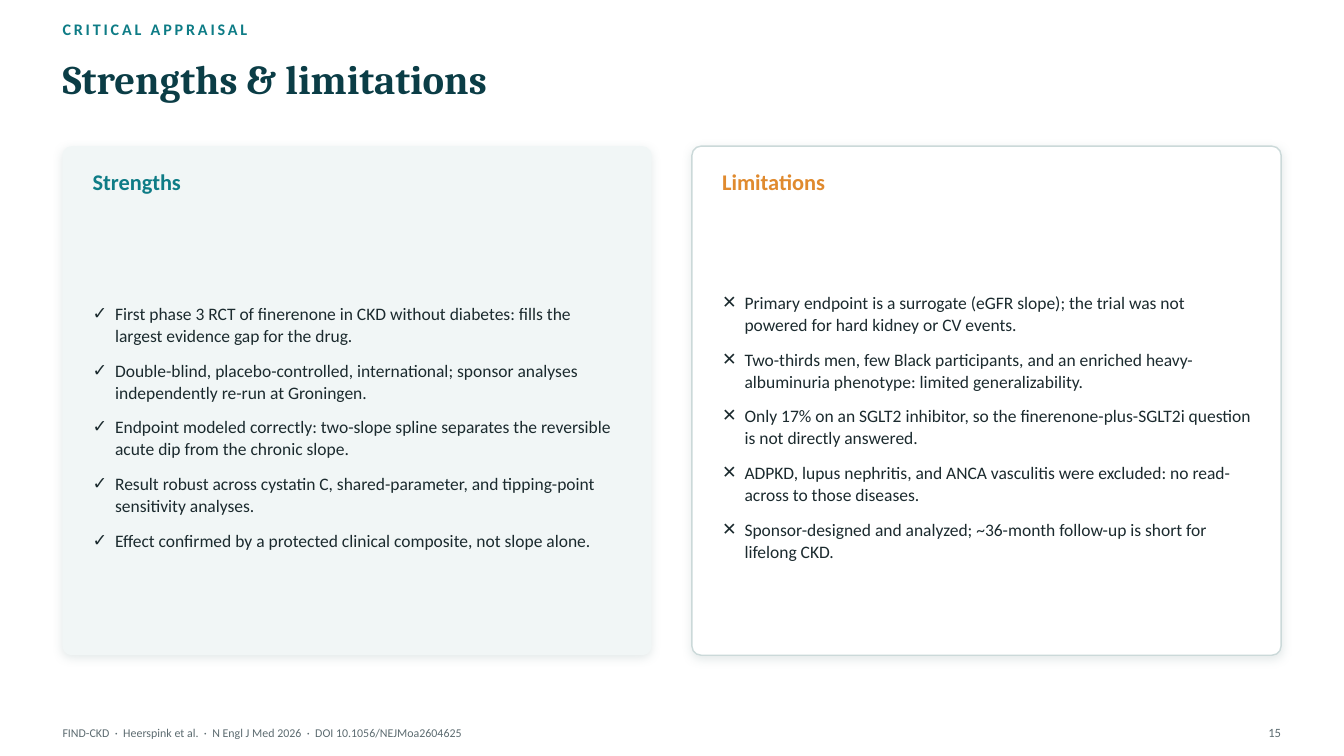
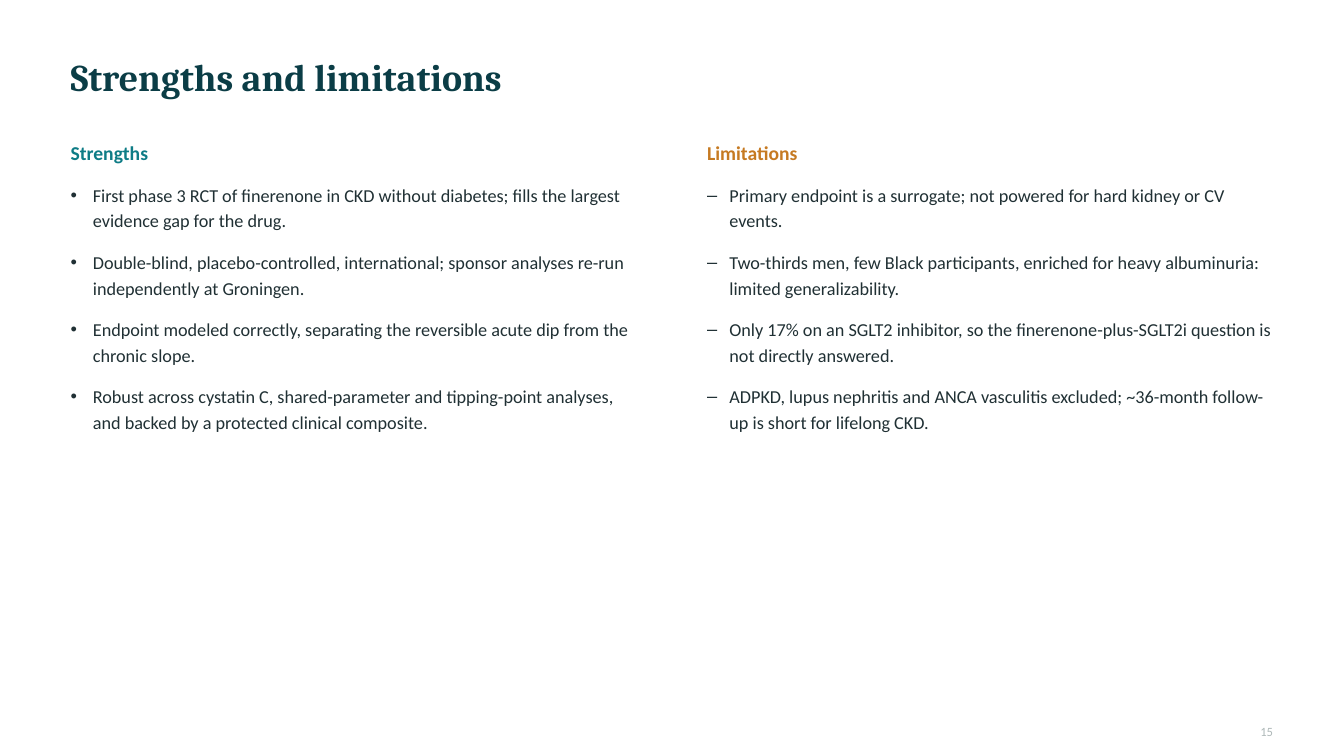
Before and after one commit to azbargarawan-sudo/clickwriting-landing, a slide deck: slide 15 of FIND-CKD.pptx. Drawn at 1344x756 pixels with LibreOffice and Linux fonts; fonts in the diff are those of the drawing. Boxes give left, top, right and bottom in pixels: in the first picture for what was removed or moved away, otherwise in the second. Text is boxed around its words. In the diff, an @@ line names an element or a change of style, - is before the commit and + after.

```diff
--- a/FIND-CKD.pptx
+++ b/FIND-CKD.pptx
@@ text removed at (63,24,248,35) @@
-CRITICAL APPRAISAL
@@ text at (71,64,501,100): text changed; size 29 to 27 pt @@
-Strengths & limitations
+Strengths and limitations
@@ rounded rectangle removed at (63,146,651,655) @@
@@ text "Strengths": place and size @@
-text "Strengths" at (93,174,181,194)
+text "Strengths" at (71,146,149,164)
@@ text "Strengths" at (71,146,149,164): size 16 to 14 pt @@
@@ rounded rectangle removed at (693,146,1281,655) @@
@@ text "Limitations": place and size @@
-text "Limitations" at (722,174,825,190)
+text "Limitations" at (707,146,797,160)
@@ text "Limitations" at (707,146,797,160): size 16 to 14 pt, text colour #E08A2E to #C67A22 @@
@@ text "First phase 3 RCT of ..." at (93,189,628,432): vertical alignment middle to top @@
@@ text at (93,189,628,432): text changed; size 12.5 to 13 pt; text colour #1B2A2E to #203034 @@
-✓ First phase 3 RCT of finerenone in CKD without diabetes: fills the largest evidence gap for the drug.
-✓ Double-blind, placebo-controlled, international; sponsor analyses independently re-run at Groningen.
-✓ Endpoint modeled correctly: two-slope spline separates the reversible acute dip from the chronic slope.
-✓ Result robust across cystatin C, shared-parameter, and tipping-point sensitivity analyses.
-✓ Effect confirmed by a protected clinical composite, not slope alone.
+• First phase 3 RCT of finerenone in CKD without diabetes; fills the largest evidence gap for the drug.
+• Double-blind, placebo-controlled, international; sponsor analyses re-run independently at Groningen.
+• Endpoint modeled correctly, separating the reversible acute dip from the chronic slope.
+• Robust across cystatin C, shared-parameter and tipping-point analyses, and backed by a protected clinical composite.
@@ text "Primary endpoint is a surrogate; ..." at (729,189,1270,432): vertical alignment middle to top @@
@@ text "Primary endpoint is a surrogate; ...": place and size @@
-text "Primary endpoint is a surrogate; ..." at (745,296,1251,561)
+text "Primary endpoint is a surrogate; ..." at (729,189,1270,432)
@@ text at (729,189,1259,298): text changed; size 12.5 to 13 pt; text colour #1B2A2E to #203034 @@
-✕ Primary endpoint is a surrogate (eGFR slope); the trial was not powered for hard kidney or CV events.
-✕ Two-thirds men, few Black participants, and an enriched heavy-albuminuria phenotype: limited generalizability.
+– Primary endpoint is a surrogate; not powered for hard kidney or CV events.
+– Two-thirds men, few Black participants, enriched for heavy albuminuria: limited generalizability.
@@ text at (729,323,1270,365): size 12.5 to 13 pt, text colour #1B2A2E to #203034 in "Only 17% on an SGLT2 inhibitor, so ..."; bullet ✕ to –; line spacing 1.05 to 1.15; more space between paragraphs @@
@@ text at (729,390,1263,432): text changed; size 12.5 to 13 pt; text colour #1B2A2E to #203034 @@
-✕ ADPKD, lupus nephritis, and ANCA vasculitis were excluded: no read-across to those diseases.
-✕ Sponsor-designed and analyzed; ~36-month follow-up is short for lifelong CKD.
+– ADPKD, lupus nephritis and ANCA vasculitis excluded; ~36-month follow-up is short for lifelong CKD.
@@ text removed at (63,728,462,739) @@
-FIND-CKD · Heerspink et al. · N Engl J Med 2026 · DOI 10.1056/NEJMoa2604625
@@ text "15": place and size @@
-text "15" at (1268,729,1281,737)
+text "15" at (1260,728,1273,736)
@@ text "15" at (1260,728,1273,736): text colour #5C6B70 to #AEB8B8 @@
```
Also in this commit, not shown: 16 other slides changed.
